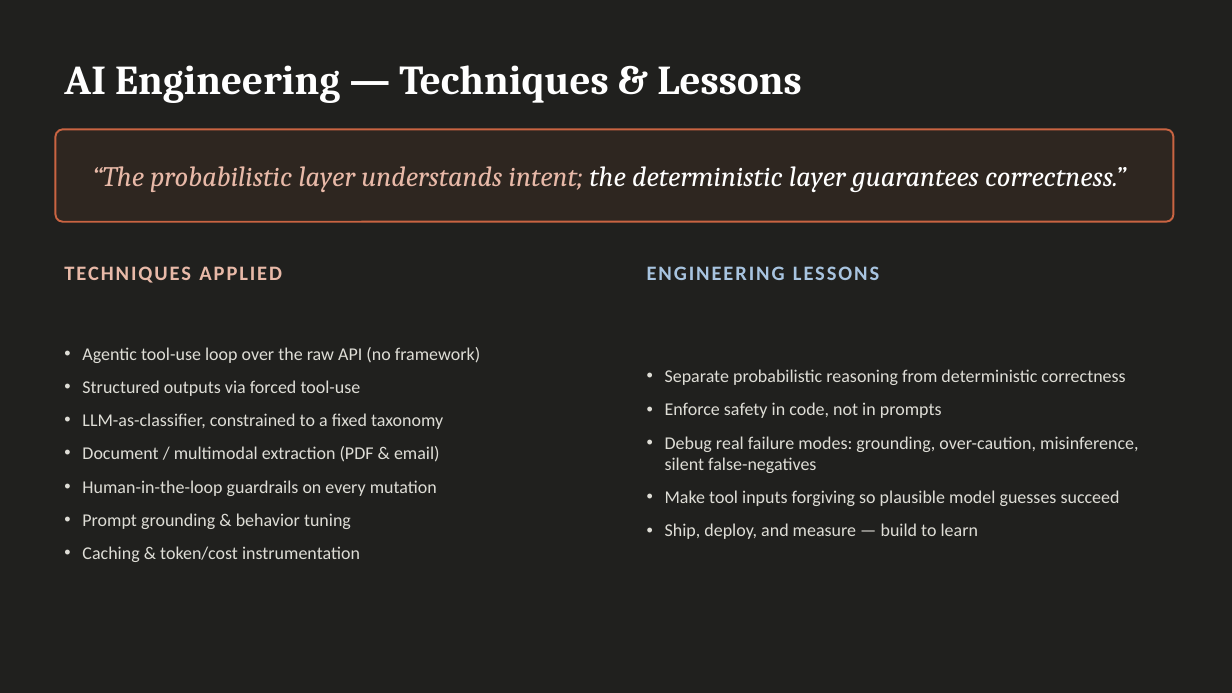
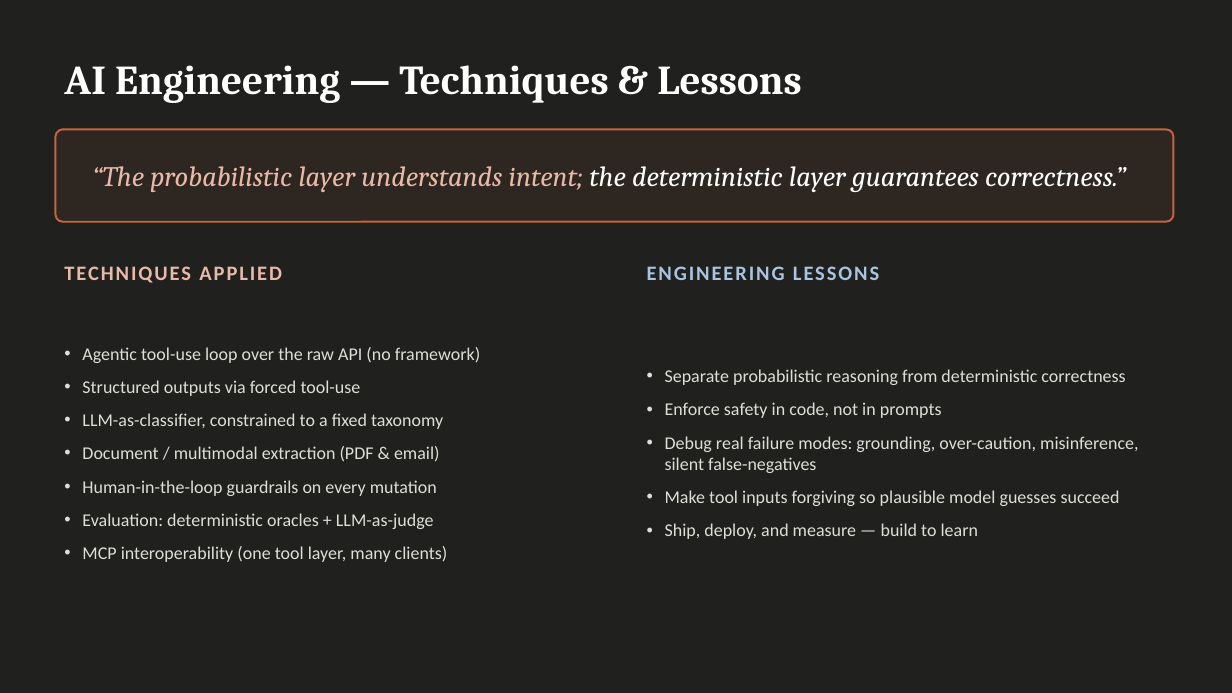
Before and after one commit to manjax1/cashflow-tracker, a slide deck: slide 8 of Cashflow Tracker Architecture Deck.pptx (slide 5 before the commit). Drawn at 1232x693 pixels with LibreOffice and Linux fonts; fonts in the diff are those of the drawing. Boxes give left, top, right and bottom in pixels: in the first picture for what was removed or moved away, otherwise in the second. Text is boxed around its words. In the diff, an @@ line names an element or a change of style, - is before the commit and + after.

```diff
--- a/Cashflow Tracker Architecture Deck.pptx
+++ b/Cashflow Tracker Architecture Deck.pptx
@@ text at (x1=82, y1=513, x2=448, y2=562): text changed @@
-• Prompt grounding & behavior tuning
-• Caching & token/cost instrumentation
+• Evaluation: deterministic oracles + LLM-as-judge
+• MCP interoperability (one tool layer, many clients)
```
Also in this commit, not shown: 3 other slides changed, 3 slides added, 14 other files.
